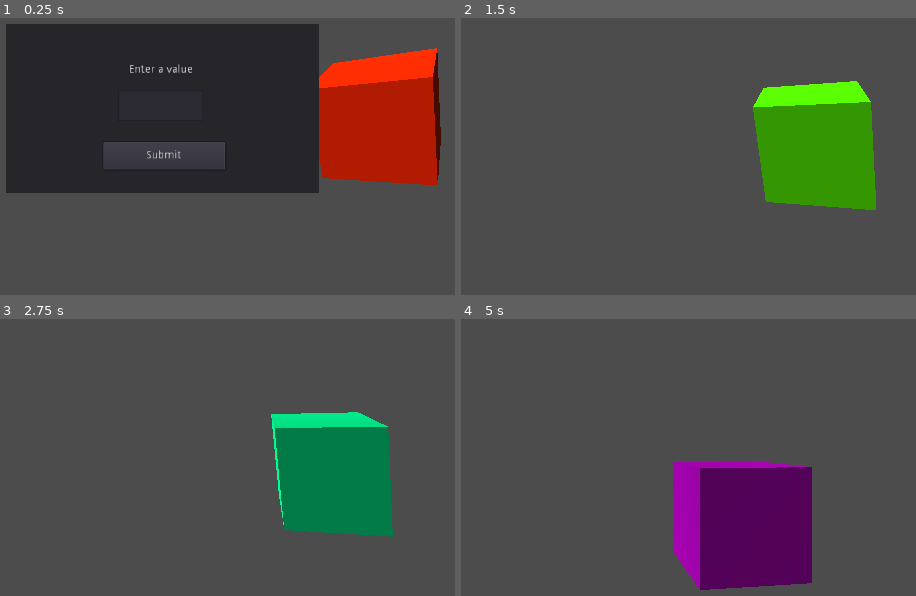
Above: before the commit, frames 1-4 (two rows, left to right).
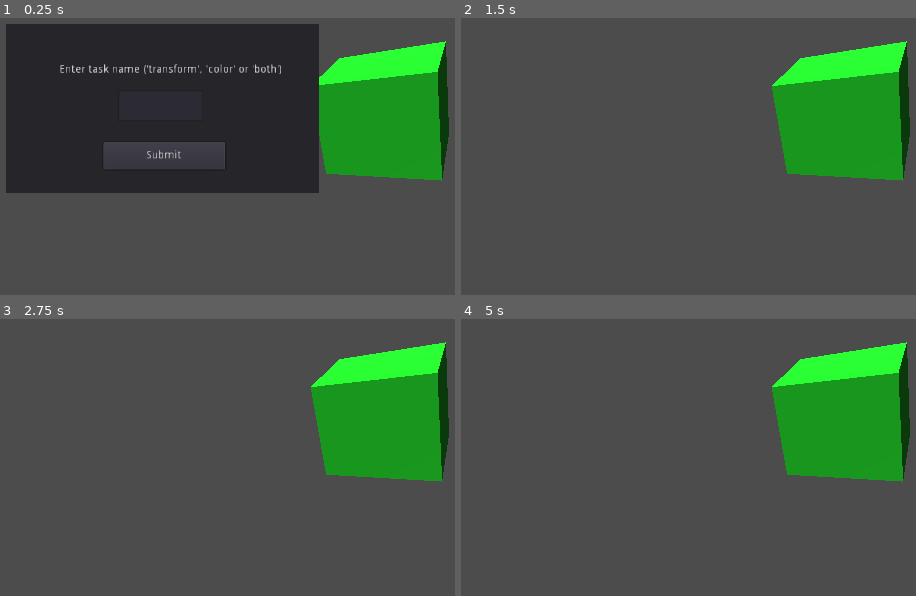
Above: after the commit, the same moments.

Repository: punto-/draft_vm
Game: Godot game, scene res://main.tscn
The game is run twice, just before and just after one commit, with the same random seed, the same clock (stepped at 60 frames per second) and the same inputs.
Inputs (mouse positions are in pixels of both pictures, inside the frame that each line leads up to):
- Up to frame 1 (0.25 s): no input
- Up to frame 2 (1.5 s): click (620, 106) at 0.52 s; type "Alex" at 0.6 s; click "Submit" at 1.25 s
- Up to frame 3 (2.75 s): no input
- Up to frame 4 (5 s): no input

The runs differ from the first frame. In frame 1, 14% of the frame differs, in the area x 13-99%, y 8-61%; in frame 2, 17%; in frame 3, 20%; in frame 4, 26%, in the area x 46-99%, y 8-98%.

Commit message:
added start task instruction

Diff:
--- /dev/null
+++ b/cg_box.gd
@@ -0,0 +1,6 @@
+extends "world_object.gd"
+
+export var color = Color() setget set_color
+
+func set_color(col):
+	self.material_override.albedo_color = col
--- a/input.gd
+++ b/input.gd
@@ -7,5 +7,9 @@
 
 func execute(context):
 	var ui = get_node("/root/ui")
-	ui.get_input(self, "input", context)
+	var title = ""
+	if params.size() > 0:
+		title = vm.opr.get_value(context, params[0])
+
+	ui.get_input(self, "input", context, title)
 	return vm.RET_YIELD
--- a/loop.gd
+++ b/loop.gd
@@ -4,7 +4,7 @@
 
 	var cond = true
 	if params.size() > 0:
-		cond = vm.opr.get_value(params[0])
+		cond = vm.opr.get_value(context, params[0])
 
 	if !cond:
 		return vm.RET_RETURN
--- a/main.gd
+++ b/main.gd
@@ -6,11 +6,5 @@
 
 	print("main!")
 
-	var move_code = vm.load_code(preload("test_code.gd").move_cube)
-	vm.start_task(move_code.duplicate())
-
-	var color_code = vm.load_code(preload("test_code.gd").color_cube)
-	vm.start_task(color_code.duplicate())
-
 	var input_code = vm.load_code(preload("test_code.gd").take_input)
 	vm.start_task(input_code.duplicate())
--- a/main.tscn
+++ b/main.tscn
@@ -1,7 +1,8 @@
-[gd_scene load_steps=4 format=2]
+[gd_scene load_steps=5 format=2]
 
 [ext_resource path="res://main.gd" type="Script" id=1]
-[ext_resource path="res://world-id-dummy.gd" type="Script" id=2]
+[ext_resource path="res://cg_box.gd" type="Script" id=2]
+[ext_resource path="res://test_code.gd" type="Script" id=3]
 
 [sub_resource type="SpatialMaterial" id=1]
 albedo_color = Color( 0.113725, 0.741176, 0.141176, 1 )
@@ -21,3 +22,4 @@
 transform = Transform( 0.582417, 0.289418, -0.759623, -0.44501, 0.895525, 0, 0.680262, 0.33804, 0.650363, 0, 2.07124, -2.40814 )
 material_override = SubResource( 1 )
 script = ExtResource( 2 )
+events = ExtResource( 3 )
--- a/noop.gd
+++ b/noop.gd
@@ -6,5 +6,8 @@
 
 export var break_guard = false
 
+func unload():
+	pass
+
 func execute(context):
 	return vm.RET_RETURN
--- /dev/null
+++ b/start_task.gd
@@ -0,0 +1,16 @@
+extends "noop.gd"
+
+func execute(context):
+
+	var obj = vm.opr.get_value(context, params[0])
+	var event = vm.opr.get_value(context, params[1])
+
+	if !(event in obj.events):
+		# error! event not found
+		print("error! event ", event, "not found in object ", str(obj), obj.get_path())
+		return vm.RET_RETURN
+
+	var code = vm.load_code(obj.events[event])
+	vm.start_task(code.duplicate())
+
+	return vm.RET_RETURN
--- a/test_code.gd
+++ b/test_code.gd
@@ -1,13 +1,23 @@
 
 const take_input = [
 
-	["input"],
-	["repeat", [["s", -1]], [
+	["input", ["Enter task name ('transform', 'color' or 'both')"]],
+	["branch", [ ["eq", ["s", -1], "transform" ], 0 ], [
 
-		["print", ["looping!"]],
-		["wait", [1]],
+		["start_task", [ ["o", "world-id-dummy"], "move_cube"] ],
+
 	]],
+	["branch", [ ["eq", ["s", -1], "color" ], 0 ], [
 
+		["start_task", [ ["o", "world-id-dummy"], "color_cube"] ],
+
+	]],
+	["branch", [ ["eq", ["s", -1], "both" ], 0 ], [
+
+		["start_task", [ ["o", "world-id-dummy"], "move_cube"] ],
+		["start_task", [ ["o", "world-id-dummy"], "color_cube"] ],
+
+	]],
 ]
 
 const move_cube = [
--- a/ui.gd
+++ b/ui.gd
@@ -4,11 +4,14 @@
 var slot_method
 var slot_udata
 
-func get_input(obj, method, udata):
+func get_input(obj, method, udata, title = ""):
 
 	slot = obj
 	slot_method = method
 	slot_udata = udata
+
+	if title != "":
+		get_node("title").set_text(title)
 
 	show()
 
--- a/ui.tscn
+++ b/ui.tscn
@@ -13,7 +13,7 @@
 margin_right = 685.931
 margin_bottom = 364.394
 
-[node name="Label" type="Label" parent="."]
+[node name="title" type="Label" parent="."]
 margin_left = 353.922
 margin_top = 177.479
 margin_right = 614.922
--- a/vm.gd
+++ b/vm.gd
@@ -25,6 +25,7 @@
 	"print": preload("print.gd"),
 	"repeat": preload("repeat.gd"),
 	"root_branch": load("root_branch.gd"),
+	"start_task": preload("start_task.gd"),
 }
 
 var task_nodes
@@ -100,13 +101,13 @@
 func resume(frame):
 	frame.suspended = false
 
-func _stack_level(parent, top):
-	return { "ip": 0, "parent": parent, "value_top": top, "suspended": false, "scope_vars": {} }
-
-func start_task(code):
+func _stack_level(parent, top, vars = {}):
+	return { "ip": 0, "parent": parent, "value_top": top, "suspended": false, "scope_vars": vars }
+
+func start_task(code, vars = {}):
 
 	var context = { "stack": [], "call_stack": [], "root": code }
-	context.call_stack.push_back( _stack_level(code, context.stack.size()) )
+	context.call_stack.push_back( _stack_level(code, context.stack.size(), vars) )
 
 	tasks.push_back(context)
 	task_nodes.add_child(code)
@@ -190,8 +191,14 @@
 # also pops the value stack to the level it was when the level was top
 func _pop_stack(context, n):
 
-	if context.call_stack.size() <= n:
+	var l = context.call_stack.size()
+
+	if l <= n:
 		return
+
+	while l > n:
+		l -= 1
+		context.call_stack[l].parent.unload()
 
 	if n > 1:
 		context.stack.resize(context.call_stack[n-1].value_top)
@@ -221,7 +228,6 @@
 		finish_task(task)
 
 func finish_task(task):
-
 	task.root.queue_free()
 
 func _ready():
--- a/world-id-dummy.gd
+++ /dev/null
@@ -1,9 +0,0 @@
-extends CSGBox
-
-export var color = Color() setget set_color
-
-func set_color(col):
-	material_override.albedo_color = col
-
-func _ready():
-	pass # Replace with function body.
--- /dev/null
+++ b/world_object.gd
@@ -0,0 +1,3 @@
+extends Node
+
+export var events: Script
